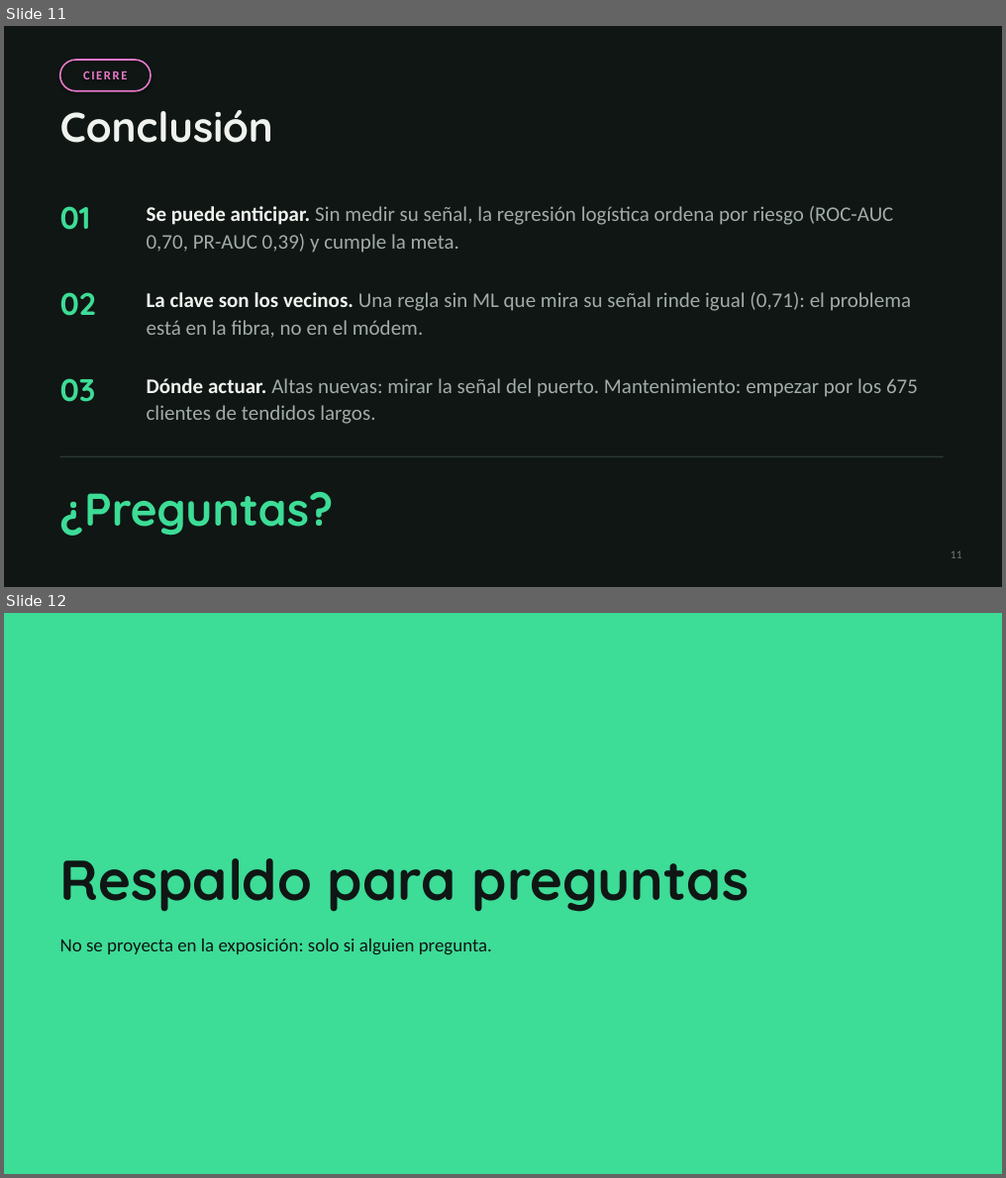
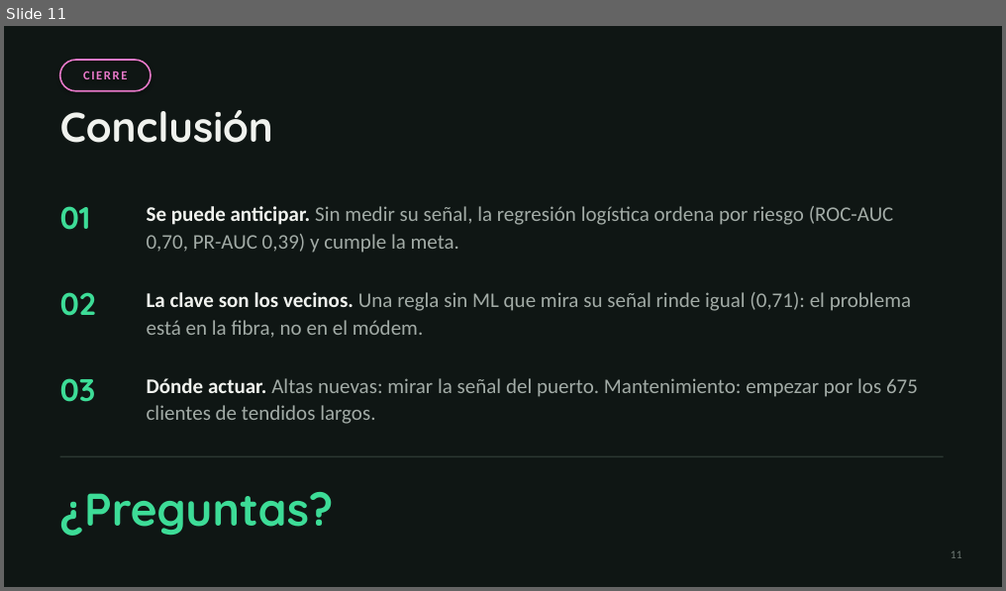
Before and after one commit to forzanijuan22/red-gpon-tp4, a slide deck: trabajos_practicos/presentaciones/TP3_presentacion.pptx. Shown one above the other, each under a label of ours: slides 11 and 12 before the commit, slide 11 after it. The pictures are 1006x1178 and 1006x591 pixels, drawn with LibreOffice and Linux fonts; fonts in the diff are those of the drawing. Boxes give left, top, right and bottom in pixels: in the first picture for what was removed or moved away, otherwise in the second. Text is boxed around its words. In the diff, an @@ line names an element or a change of style, - is before the commit and + after.

```diff
--- a/trabajos_practicos/presentaciones/TP3_presentacion.pptx
+++ b/trabajos_practicos/presentaciones/TP3_presentacion.pptx
@@ slide 12 removed at (4,613,1002,1174), background #3DDC97 @@
@@ text removed at (60,859,749,912) @@
-Respaldo para preguntas
@@ text removed at (60,939,492,956) @@
-No se proyecta en la exposición: solo si alguien pregunta.
```
Also in this commit, not shown: 4 other slides removed, 4 other files.
